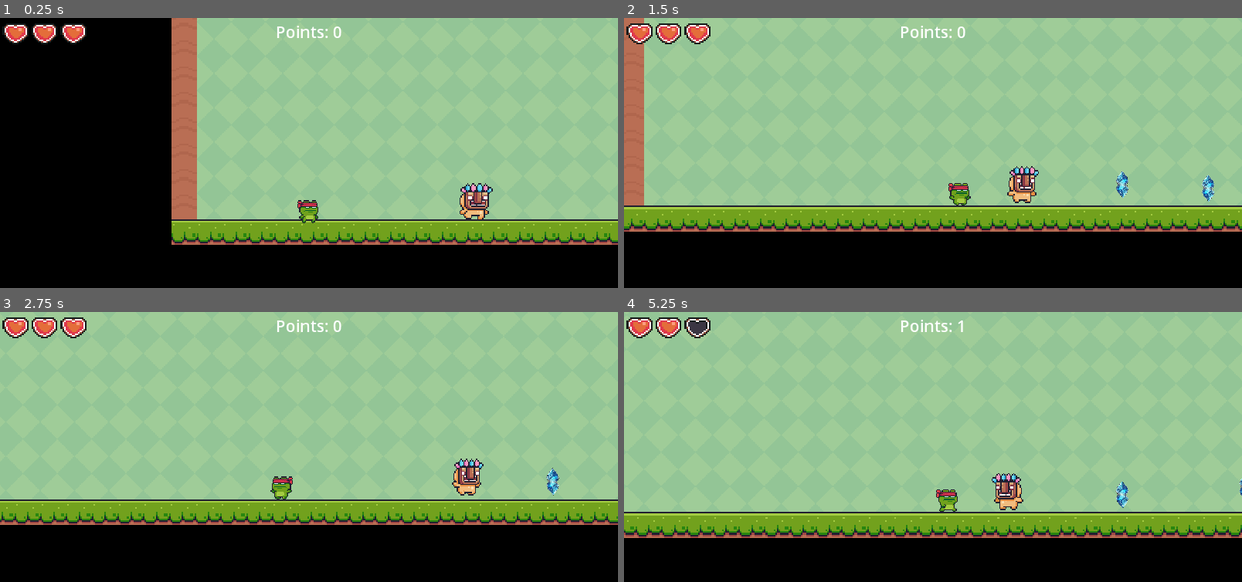
Above: before the commit, frames 1-4 (two rows, left to right).
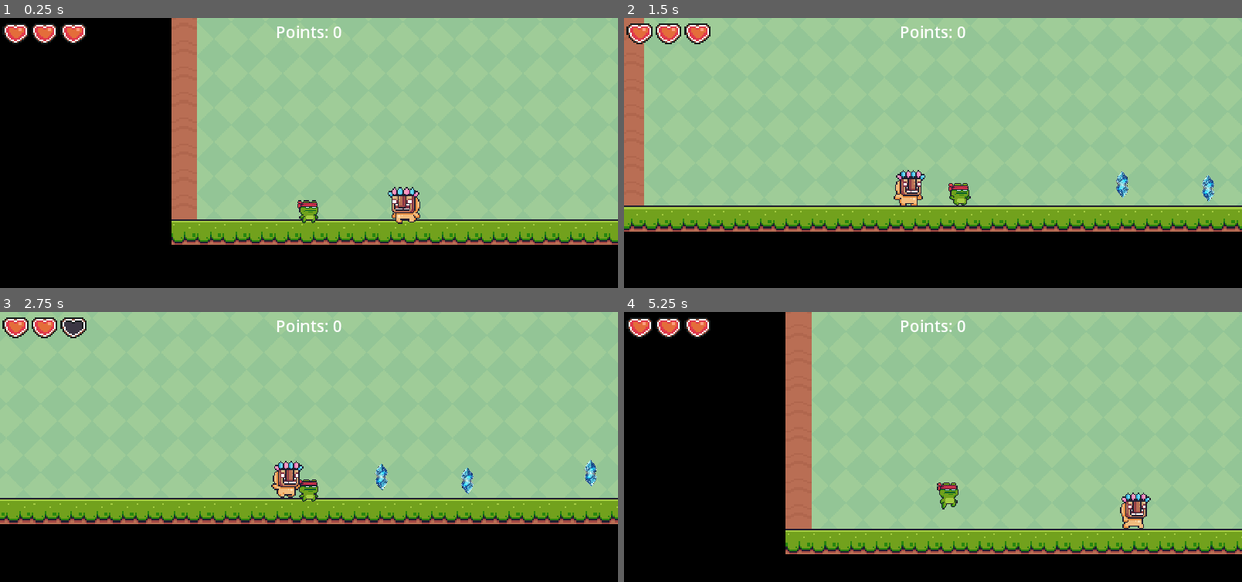
Above: after the commit, the same moments.

Repository: Zain12468/Godot-Side-Scroller-Game
Game: Godot game, scene res://Scenes/Levels/Level 4 Boss Dungeon.tscn
The game is run twice, just before and just after one commit, with the same random seed, the same clock (stepped at 60 frames per second) and the same inputs. This scene is started directly instead of the project's main scene.
Inputs:
- Up to frame 1 (0.25 s): no input
- Up to frame 2 (1.5 s): tap Enter (ui_accept) at 0.5, 0.77 s; hold Right (ui_right) from 0.53 s (still down)
- Up to frame 3 (2.75 s): tap Enter (ui_accept) at 1.52 s; release Right (ui_right) at 2.03 s; hold Left (ui_left) from 2.03 s (still down)
- Up to frame 4 (5.25 s): release Left (ui_left) at 2.78 s; hold Right (ui_right) 2.78-4.28 s; tap Enter (ui_accept) at 3.02, 3.77, 4.52 s; hold Left (ui_left) 4.28-5.03 s; hold Right (ui_right) from 5.03 s (still down)

The runs differ from the first frame. In frame 1, 1.1% of the frame differs, in the area x 62-80%, y 61-77%; in frame 2, 1.0%; in frame 3, 6.5%; in frame 4, 37%, in the area x 0-100%, y 0-90%.

Commit message:
Added player tracking to boss
Boss can now follow the player

Diff:
--- a/Main Project/Scenes/Characters/Enemies/boss.gd
+++ b/Main Project/Scenes/Characters/Enemies/boss.gd
@@ -2,38 +2,28 @@
 
 
 var gravity = ProjectSettings.get_setting("physics/2d/default_gravity")
-var startPosition
-var endPosition
 
 
 @onready var sprite_2d = $AnimatedSprite2D
-@export var speed = 150
-@export var limit = 0.5
+@export var speed = 350
 @export var health = 3
 
-func _ready():
-	startPosition = position
-	endPosition = startPosition + Vector2(500, 0)
+@onready var target = $"../Scene Objects/Player"
 
-func changeDirection():
-	var tempEnd = endPosition
-	endPosition = startPosition
-	startPosition = tempEnd
-
-func updateVelocity():
-	var moveDirection = (endPosition - position)
-	if moveDirection.length() < limit:
-		changeDirection()
-	velocity = moveDirection.normalized() * speed
 
 
 func _physics_process(delta):
 	#Animations
 	sprite_2d.animation = 'running'
+
+	if target == null: get_tree().get_nodes_in_group("Player")[0]
+	else:
+		velocity = position.direction_to(target.position) * speed
+		velocity.y = 0
+
 	if not is_on_floor():
 		velocity.y += gravity * delta
 
-	updateVelocity()
 	move_and_slide()
 	handleCollision()
 	var isLeft = velocity.x < 0
--- a/Main Project/Scenes/Levels/Level 4 Boss Dungeon.tscn
+++ b/Main Project/Scenes/Levels/Level 4 Boss Dungeon.tscn
@@ -496,7 +496,7 @@
 format = 2
 layer_0/tile_data = PackedInt32Array(851968, 458752, 0, 851969, 458752, 0, 851970, 458752, 0, 851971, 458752, 0, 851972 …(2529 unchanged characters)…
 
-[node name="Player" parent="Scene Objects" instance=ExtResource("5_4a88i")]
+[node name="Player" parent="Scene Objects" groups=["Player"] instance=ExtResource("5_4a88i")]
 position = Vector2(208, 540)
 
 [node name="Camera2D" type="Camera2D" parent="Scene Objects/Player"]
@@ -550,7 +550,7 @@
 offset_bottom = 10.0
 scale = Vector2(3, 3)
 
-[node name="Boss" parent="." instance=ExtResource("9_tqd8d")]
+[node name="Boss" parent="." groups=["Boss"] instance=ExtResource("9_tqd8d")]
 position = Vector2(468, 563)
 
 [connection signal="body_entered" from="Scene Objects/Finish" to="Scene Objects/Finish" method="_on_body_entered"]
